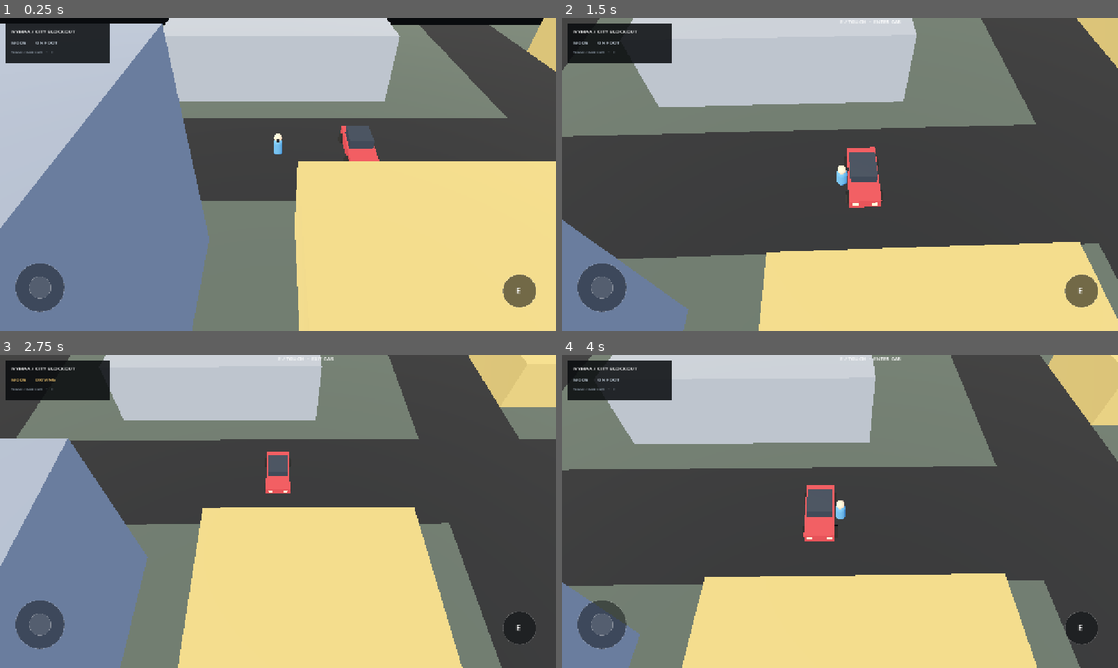
Above: before the commit, frames 1-4 (two rows, left to right).
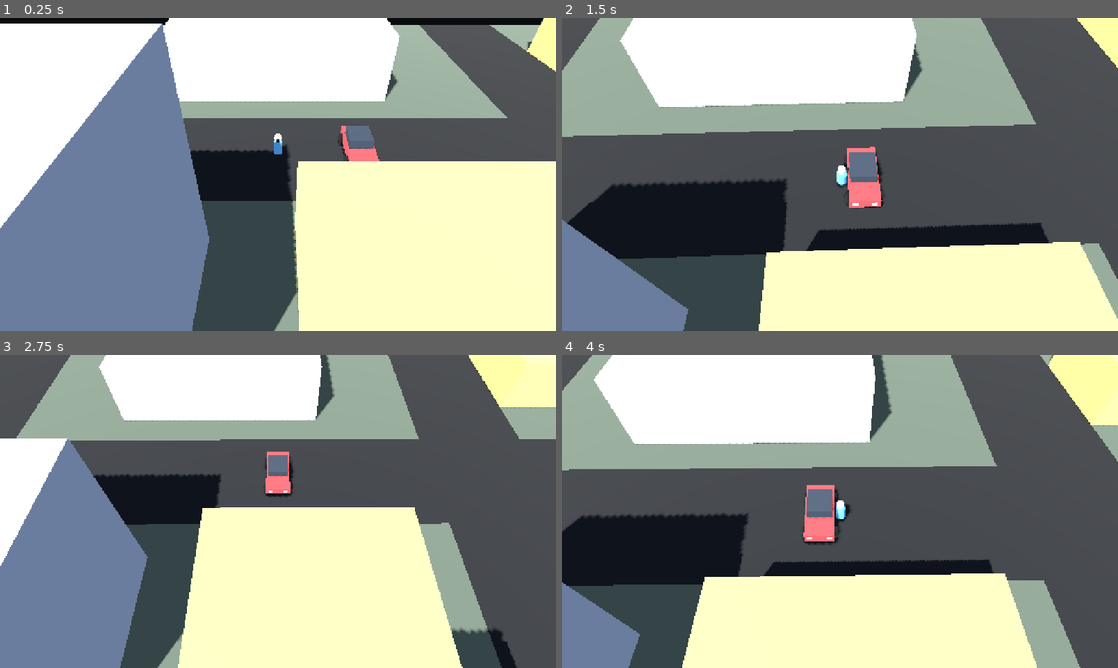
Above: after the commit, the same moments.

Repository: akcizur/nymaa
Game: Godot game, scene res://Main.tscn
Same seed, same stepped clock (60 frames per second), same inputs: the game is played once before the commit and once after it.
Inputs (mouse positions are in pixels of both pictures, inside the frame that each line leads up to):
- Up to frame 1 (0.25 s): no input
- Up to frame 2 (1.5 s): move the mouse to (962, 158) at 0.52 s; hold D (move_right) 0.53-1.25 s; hold E (enter_car) 0.53-1.25 s; click (962, 158) at 0.67 s; drag from (728, 190) to (812, 237) at 1.27 s
- Up to frame 3 (2.75 s): move the mouse to (333, 442) at 2.02 s; hold D (move_right) from 2.03 s (still down); hold E (enter_car) from 2.03 s (still down)
- Up to frame 4 (4 s): release D (move_right) at 2.75 s; release E (enter_car) at 2.75 s; drag from (812, 574) to (673, 464) at 2.77 s; tap Enter at 3.5 s; move the mouse to (1006, 558) at 3.52 s; hold A (move_left) from 3.53 s (still down); hold E (enter_car) from 3.53 s (still down)

The runs differ from the first frame. In frame 1, 64% of the frame differs, in the area x 0-100%, y 0-100%; in frame 2, 64%; in frame 3, 60%; in frame 4, 63%.
Error before the commit: Invalid assignment of property or key 'action_enabled' with value of type 'bool' on a base object of type 'Control (touch_controls.gd)'. (res://scripts/main.gd…
Error after the commit: Parse Error: Identifier "font" not declared in the current scope. (res://scripts/touch_controls.gd:48)

Commit message:
godot: make mobile action button contextual

Diff:
--- a/scripts/touch_controls.gd
+++ b/scripts/touch_controls.gd
@@ -11,6 +11,7 @@
 
 var active_touch_id := -1
 var move_vector := Vector2.ZERO
+var action_enabled := false
 
 func _ready() -> void:
 	set_process_input(true)
@@ -39,10 +40,11 @@
 	draw_circle(joystick_center + move_vector * joystick_radius * 0.64, knob_radius, Color(1, 1, 1, 0.12))
 	draw_arc(joystick_center + move_vector * joystick_radius * 0.64, knob_radius, 0.0, TAU, 48, Color(1, 1, 1, 0.28), 1.0)
 
-	draw_circle(action_center, action_radius, Color(0.03, 0.04, 0.05, 0.55))
-	draw_arc(action_center, action_radius, 0.0, TAU, 48, Color(1, 1, 1, 0.2), 1.2)
+	if action_enabled:
+		draw_circle(action_center, action_radius, Color(0.03, 0.04, 0.05, 0.55))
+		draw_arc(action_center, action_radius, 0.0, TAU, 48, Color(1, 1, 1, 0.2), 1.2)
 
-	var font := ThemeDB.fallback_font
+		var font := ThemeDB.fallback_font
 	draw_string(font, action_center + Vector2(-8, 6), "E", HORIZONTAL_ALIGNMENT_LEFT, -1, 18, Color.WHITE)
 
 func _input(event: InputEvent) -> void:
@@ -55,7 +57,7 @@
 			if touch.position.distance_to(joystick_center) <= joystick_radius * 1.45 and active_touch_id == -1:
 				active_touch_id = touch.index
 				_update_joystick(touch.position)
-			elif touch.position.distance_to(action_center) <= action_radius * 1.5:
+			elif action_enabled and touch.position.distance_to(action_center) <= action_radius * 1.5:
 				action_pressed.emit()
 		elif touch.index == active_touch_id:
 			active_touch_id = -1
